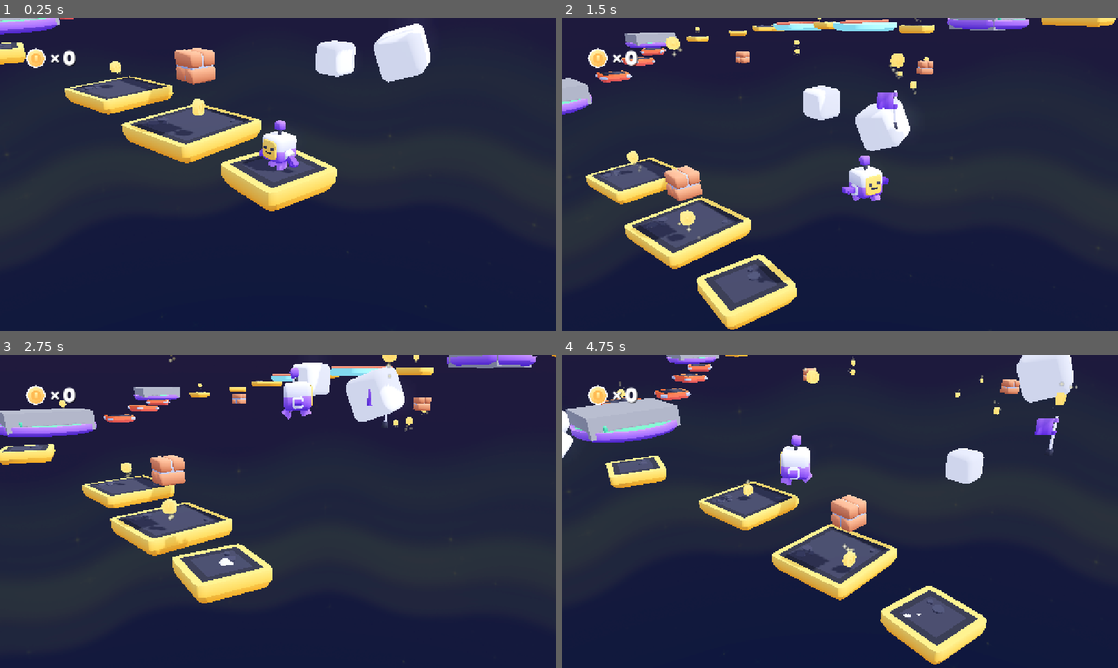
Above: before the commit, frames 1-4 (two rows, left to right).
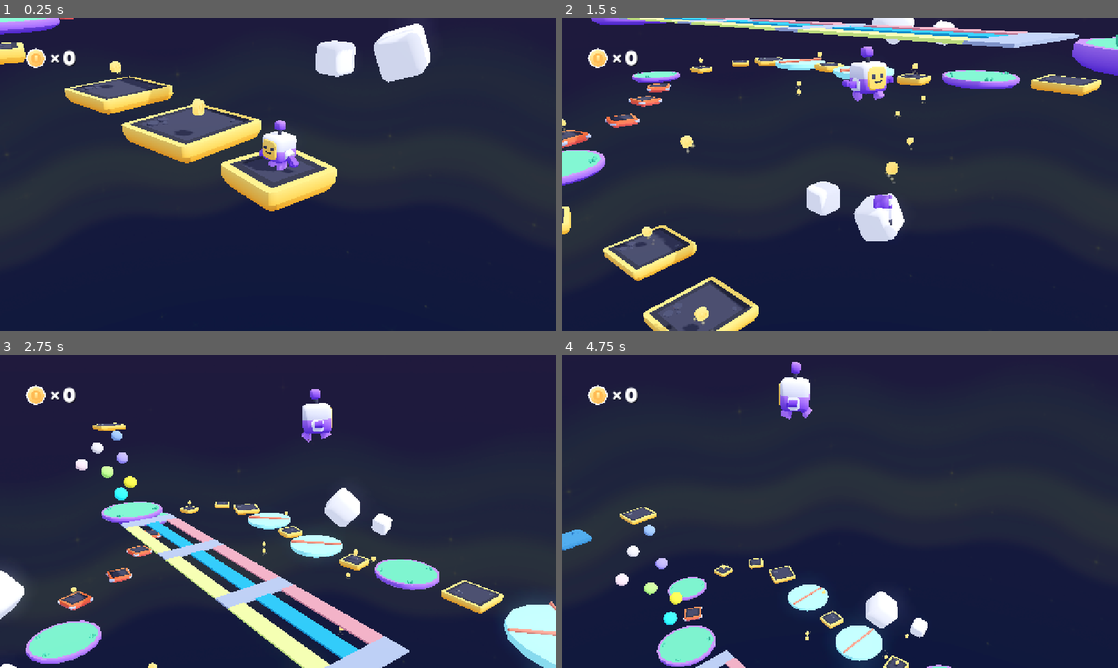
Above: after the commit, the same moments.

Repository: insertnewusername/3d-platformer
Game: Godot game, scene res://scenes/main.tscn
Two runs of this game, one before a commit and one after it. Both use one fixed random seed, a clock stepped at 60 frames per second and the inputs below.
Inputs (mouse positions are in pixels of both pictures, inside the frame that each line leads up to):
- Up to frame 1 (0.25 s): no input
- Up to frame 2 (1.5 s): tap Enter at 0.5 s; move the mouse to (962, 158) at 0.52 s; hold D (move_right) 0.53-1.28 s; tap Space (jump) at 0.6, 0.77, 1.07 s; click (962, 158) at 0.67 s; move the mouse to (728, 190) at 1.27 s; hold S (move_back) from 1.28 s (still down); tap Down (camera_down) at 1.35 s
- Up to frame 3 (2.75 s): tap Space (jump) at 1.52, 1.55, 1.82, 2.3 s; move the mouse to (333, 442) at 2.02 s; release S (move_back) at 2.03 s; hold D (move_right) from 2.03 s (still down); tap Left (camera_left) at 2.1 s
- Up to frame 4 (4.75 s): move the mouse to (812, 574) at 2.77 s; release D (move_right) at 2.78 s; hold W (move_forward) 2.78-3.53 s; tap Right (camera_right) at 2.85 s; click (812, 574) at 2.92 s; tap Space (jump) at 3.02, 3.05, 3.32, 3.77, 3.8, 4.07, 4.52, 4.55 s; move the mouse to (1006, 558) at 3.52 s; hold A (move_left) from 3.53 s (still down); tap Up (camera_up) at 3.6 s; move the mouse to (673, 464) at 4.27 s; tap Alt at 4.35 s

The runs differ from the first frame. In frame 1, 1.0% of the frame differs, in the area x 0-39%, y 0-38%; in frame 2, 25%; in frame 3, 26%, in the area x 0-100%, y 0-100%; in frame 4, 21%.
Error in both runs: Invalid assignment of property or key 'light_energy' with value of type 'float' on a base object of type 'null instance'. (res://scripts/main.gd:12)

Commit message:
do the moving lazerbeam thing

Diff:
--- /dev/null
+++ b/objects/movinglazerr.tscn
@@ -0,0 +1,83 @@
+[gd_scene format=3 uid="uid://die2kf4o6k8gt"]
+
+[ext_resource type="Script" uid="uid://cmulrwmwjqehh" path="res://scripts/lazerbeam.gd" id="1_bbo6d"]
+[ext_resource type="Script" uid="uid://bt7foihx7gmm2" path="res://scripts/lazerbeam_2.gd" id="2_d77h5"]
+
+[sub_resource type="BoxMesh" id="BoxMesh_nxv8c"]
+
+[sub_resource type="StandardMaterial3D" id="StandardMaterial3D_bbo6d"]
+albedo_color = Color(0.4509804, 0.63529414, 1, 1)
+
+[sub_resource type="BoxShape3D" id="BoxShape3D_d77h5"]
+
+[sub_resource type="StandardMaterial3D" id="StandardMaterial3D_d77h5"]
+albedo_color = Color(1, 0.19817138, 0.14735988, 1)
+
+[sub_resource type="BoxShape3D" id="BoxShape3D_5r5cw"]
+
+[sub_resource type="BoxShape3D" id="BoxShape3D_gwlwg"]
+
+[node name="Node3D" type="Node3D" unique_id=293102863]
+
+[node name="StaticBody3D" type="StaticBody3D" parent="." unique_id=1758061714]
+
+[node name="MeshInstance3D" type="MeshInstance3D" parent="StaticBody3D" unique_id=1368412587]
+transform = Transform3D(13.769834, 0, 0, 0, 0.84360945, 0, 0, 0, 3.280235, -0.17298889, 0, -0.25111103)
+mesh = SubResource("BoxMesh_nxv8c")
+surface_material_override/0 = SubResource("StandardMaterial3D_bbo6d")
+
+[node name="CollisionShape3D" type="CollisionShape3D" parent="StaticBody3D" unique_id=1351978665]
+transform = Transform3D(13.769834, 0, 0, 0, 0.84360945, 0, 0, 0, 3.280235, -0.17298889, 0, -0.25111103)
+shape = SubResource("BoxShape3D_d77h5")
+
+[node name="lazerbeam" type="StaticBody3D" parent="." unique_id=177813953]
+transform = Transform3D(-0.040075183, 0, 0, 0, 1, 0, 0, 0, 1, 4.816657, 1.8556223, 0)
+script = ExtResource("1_bbo6d")
+
+[node name="MeshInstance3D" type="MeshInstance3D" parent="lazerbeam" unique_id=1356286758]
+transform = Transform3D(13.769834, 0, 0, 0, 0.84360945, 0, 0, 0, 3.280235, -0.17298889, 0, -0.25111103)
+mesh = SubResource("BoxMesh_nxv8c")
+surface_material_override/0 = SubResource("StandardMaterial3D_d77h5")
+
+[node name="CollisionShape3D" type="CollisionShape3D" parent="lazerbeam" unique_id=36453567]
+transform = Transform3D(13.769834, 0, 0, 0, 0.84360945, 0, 0, 0, 3.280235, -0.17298889, 0, -0.25111103)
+shape = SubResource("BoxShape3D_d77h5")
+
+[node name="lazerbeam2" type="StaticBody3D" parent="." unique_id=1770226225]
+transform = Transform3D(-0.040075183, 0, 0, 0, 1, 0, 0, 0, 1, 2.5325956, 2.1529498, 0)
+script = ExtResource("2_d77h5")
+
+[node name="MeshInstance3D" type="MeshInstance3D" parent="lazerbeam2" unique_id=604947973]
+transform = Transform3D(-13.769834, 0, 2.8676726e-07, 0, 0.84360945, 0, -1.2037971e-06, 0, -3.280235, 5.3384743, 0, -0.25111103)
+mesh = SubResource("BoxMesh_nxv8c")
+surface_material_override/0 = SubResource("StandardMaterial3D_d77h5")
+
+[node name="CollisionShape3D" type="CollisionShape3D" parent="lazerbeam2" unique_id=1662055882]
+transform = Transform3D(-13.769834, 0, 2.8676726e-07, 0, 0.84360945, 0, -1.2037971e-06, 0, -3.280235, 5.3384743, 0, -0.25111103)
+shape = SubResource("BoxShape3D_5r5cw")
+
+[node name="lazerbeam3" type="StaticBody3D" parent="." unique_id=312825773]
+transform = Transform3D(-0.040075183, 0, 0, 0, 1, 0, 0, 0, 1, -0.7163143, 1.8556223, 0)
+script = ExtResource("1_bbo6d")
+
+[node name="MeshInstance3D" type="MeshInstance3D" parent="lazerbeam3" unique_id=1726479553]
+transform = Transform3D(13.769834, 0, 0, 0, 0.84360945, 0, 0, 0, 3.280235, -0.17298889, 0, -0.25111103)
+mesh = SubResource("BoxMesh_nxv8c")
+surface_material_override/0 = SubResource("StandardMaterial3D_d77h5")
+
+[node name="CollisionShape3D" type="CollisionShape3D" parent="lazerbeam3" unique_id=1713304952]
+transform = Transform3D(13.769834, 0, 0, 0, 0.84360945, 0, 0, 0, 3.280235, -0.17298889, 0, -0.25111103)
+shape = SubResource("BoxShape3D_d77h5")
+
+[node name="lazerbeam4" type="StaticBody3D" parent="." unique_id=816308389]
+transform = Transform3D(-0.040075175, 0, -5.562837e-07, 0, -0.9999998, 0, 2.2293166e-08, 0, -1, -3.6520643, 2.1529498, 0)
+script = ExtResource("2_d77h5")
+
+[node name="MeshInstance3D" type="MeshInstance3D" parent="lazerbeam4" unique_id=281105955]
+transform = Transform3D(13.769834, 0, 0, 0, 0.84360945, 0, 0, 0, 3.280235, 5.3384743, 0, -0.25111103)
+mesh = SubResource("BoxMesh_nxv8c")
+surface_material_override/0 = SubResource("StandardMaterial3D_d77h5")
+
+[node name="CollisionShape3D" type="CollisionShape3D" parent="lazerbeam4" unique_id=1470728953]
+transform = Transform3D(13.769834, 0, 0, 0, 0.84360945, 0, 0, 0, 3.280235, 5.3384743, 0, -0.25111103)
+shape = SubResource("BoxShape3D_gwlwg")
--- a/scenes/main.tscn
+++ b/scenes/main.tscn
@@ -11,7 +11,6 @@
 [ext_resource type="PackedScene" uid="uid://dtjvjdjl8cs6e" path="res://models/flag.glb" id="9_fw1f5"]
 [ext_resource type="PackedScene" uid="uid://dfpisimsgf5ce" path="res://objects/coin.tscn" id="10_fwhys"]
 [ext_resource type="Script" uid="uid://bap462su1xjtx" path="res://scripts/hud.gd" id="11_apvpm"]
-[ext_resource type="PackedScene" uid="uid://85ldumyetgou" path="res://objects/brick.tscn" id="12_jkv2x"]
 [ext_resource type="PackedScene" uid="uid://dy017k58p20sk" path="res://objects/cloud.tscn" id="13_drtpy"]
 [ext_resource type="PackedScene" uid="uid://byi40xln0ujpy" path="res://objects/spinnyplatform.tscn" id="13_jbj1t"]
 [ext_resource type="Texture2D" uid="uid://cd7oyc56ehkx1" path="res://sprites/coin.png" id="13_jfda3"]
@@ -20,6 +19,7 @@
 [ext_resource type="PackedScene" uid="uid://sjjopx27f6yj" path="res://objects/colourballs.tscn" id="16_0ld40"]
 [ext_resource type="PackedScene" uid="uid://8crl27syp4yp" path="res://objects/movingplatform.tscn" id="17_gqmmt"]
 [ext_resource type="FontFile" uid="uid://d0cxd77jybrcn" path="res://fonts/lilita_one_regular.ttf" id="17_tk810"]
+[ext_resource type="PackedScene" uid="uid://die2kf4o6k8gt" path="res://objects/movinglazerr.tscn" id="17_yc10j"]
 
 [sub_resource type="BoxShape3D" id="BoxShape3D_jkv2x"]
 size = Vector3(4.6347656, 1, 5.5875244)
@@ -157,15 +157,6 @@
 [node name="cube14" parent="World" unique_id=1442059763 instance=ExtResource("13_drtpy")]
 transform = Transform3D(1.56209, -1.37982, 1.71508, 1.97375, 1.80907, -0.342241, -0.974547, 1.4522, 2.05595, -21.460293, 2.0381904, 3.1464796)
 
-[node name="brick" parent="World" unique_id=1047751477 instance=ExtResource("12_jkv2x")]
-transform = Transform3D(1, 0, 0, 0, 1, 0, 0, 0, 1, -3.119135, 1.9857206, -0.08861771)
-
-[node name="brick2" parent="World" unique_id=274104243 instance=ExtResource("12_jkv2x")]
-transform = Transform3D(0.8552648, 0, -0.5181912, 0, 1, 0, 0.5181912, 0, 0.8552648, -6.7635055, 3.2150104, -17.549965)
-
-[node name="brick3" parent="World" unique_id=1831941675 instance=ExtResource("12_jkv2x")]
-transform = Transform3D(0.93908226, 0, 0.34369248, 0, 1, 0, -0.34369248, 0, 0.93908226, -19.034018, 3.215011, -12.660945)
-
 [node name="Fallingplatforms" type="Node3D" parent="World" unique_id=213989774]
 
 [node name="platform-falling" parent="World/Fallingplatforms" unique_id=449689416 instance=ExtResource("9_2fnpo")]
@@ -190,6 +181,7 @@
 transform = Transform3D(0.14007136, 0, 0.9901415, 0, 1, 0, -0.9901415, 0, 0.14007136, 11.655643, 9.0879545, -6.013995)
 
 [node name="Checkpoints" type="Node3D" parent="World" unique_id=101236926]
+visible = false
 
 [node name="Checkpoint1" type="Area3D" parent="World/Checkpoints" unique_id=1777955934]
 transform = Transform3D(1, 0, 0, 0, 1, 0, 0, 0, 1, -18.222496, 2.654313, 0)
@@ -204,6 +196,7 @@
 
 [node name="Checkpoint2" type="Area3D" parent="World/Checkpoints" unique_id=656652853]
 transform = Transform3D(1, 0, 0, 0, 1, 0, 0, 0, 1, -40.491734, 3.4279928, -15.511991)
+visible = false
 
 [node name="CollisionShape3D" type="CollisionShape3D" parent="World/Checkpoints/Checkpoint2" unique_id=1280213009]
 transform = Transform3D(1, 0, 0, 0, 1, 0, 0, 0, 1, -0.08984375, 0, 0.21466064)
@@ -215,6 +208,7 @@
 
 [node name="Checkpoint3" type="Area3D" parent="World/Checkpoints" unique_id=2023161129]
 transform = Transform3D(1, 0, 0, 0, 1, 0, 0, 0, 1, -5.680253, 6.0496426, -23.071901)
+visible = false
 
 [node name="CollisionShape3D" type="CollisionShape3D" parent="World/Checkpoints/Checkpoint3" unique_id=1625683826]
 transform = Transform3D(1, 0, 0, 0, 1, 0, 0, 0, 1, -0.08984375, 0, 0.21466064)
@@ -226,6 +220,7 @@
 
 [node name="Checkpoint4" type="Area3D" parent="World/Checkpoints" unique_id=1224400892]
 transform = Transform3D(1, 0, 0, 0, 1, 0, 0, 0, 1, 7.277137, 10.02132, -7.328103)
+visible = false
 
 [node name="CollisionShape3D" type="CollisionShape3D" parent="World/Checkpoints/Checkpoint4" unique_id=1501496830]
 transform = Transform3D(1, 0, 0, 0, 1, 0, 0, 0, 1, -0.08984375, 0, 0.21466064)
@@ -237,6 +232,7 @@
 
 [node name="Checkpoint5" type="Area3D" parent="World/Checkpoints" unique_id=1569293657]
 transform = Transform3D(1, 0, 0, 0, 1, 0, 0, 0, 1, -22.837507, 10.02132, -7.328103)
+visible = false
 
 [node name="CollisionShape3D" type="CollisionShape3D" parent="World/Checkpoints/Checkpoint5" unique_id=1554450734]
 transform = Transform3D(1, 0, 0, 0, 1, 0, 0, 0, 1, -0.08984375, 0, 0.21466064)
@@ -248,6 +244,7 @@
 
 [node name="Checkpoint6" type="Area3D" parent="World/Checkpoints" unique_id=1902875477]
 transform = Transform3D(1, 0, 0, 0, 1, 0, 0, 0, 1, -21.170353, 16.167812, 7.433968)
+visible = false
 
 [node name="CollisionShape3D" type="CollisionShape3D" parent="World/Checkpoints/Checkpoint6" unique_id=991912051]
 transform = Transform3D(1, 0, 0, 0, 1, 0, 0, 0, 1, -0.08984375, 0, 0.21466064)
@@ -300,6 +297,9 @@
 
 [node name="platform-grass-large-round6" parent="World" unique_id=1580700231 instance=ExtResource("8_4oh1e")]
 transform = Transform3D(1, 0, 0, 0, 1, 0, 0, 0, 1, -21.064013, 15.458872, 7.848389)
+
+[node name="laserplatform" parent="World" unique_id=293102863 instance=ExtResource("17_yc10j")]
+transform = Transform3D(1, 0, 0, 0, 1, 0, 0, 0, 1, -10.704148, 15.908401, 8.141503)
 
 [node name="Sun" type="DirectionalLight3D" parent="." unique_id=2119582164]
 transform = Transform3D(-0.422618, -0.694272, 0.582563, 0, 0.642788, 0.766044, -0.906308, 0.323744, -0.271654, 0, 0, 0)
--- /dev/null
+++ b/scripts/lazerbeam.gd
@@ -0,0 +1,13 @@
+extends StaticBody3D
+
+var speed := 2.0        # how fast it moves
+var amplitude := 1.0    # how far up/down it moves
+var base_y := 0.0       # starting height
+
+func _ready():
+	base_y = global_transform.origin.y
+
+func _process(delta):
+	var t = Time.get_ticks_msec() / 1000.0
+	var new_y = base_y + sin(t * speed) * amplitude
+	global_transform.origin.y = new_y
--- /dev/null
+++ b/scripts/lazerbeam_2.gd
@@ -0,0 +1,13 @@
+extends StaticBody3D
+
+var speed := 2.0        # how fast it moves
+var amplitude := 1.0    # how far up/down it moves
+var base_y := 0.0       # starting height
+
+func _ready():
+	base_y = global_transform.origin.y
+
+func _process(delta):
+	var t = Time.get_ticks_msec() / 1000.0
+	var new_y = base_y + sin(t * speed) * amplitude * -1
+	global_transform.origin.y = new_y
--- a/scripts/player.gd
+++ b/scripts/player.gd
@@ -147,14 +147,13 @@
 
 func jump():
 	Audio.play("res://sounds/jump.ogg")
-	print(global_position)
 
 	gravity = -jump_strength
 
 	model.scale = Vector3(0.5, 1.5, 0.5)
 
 	if jump_single:
-		jump_single = false;
+		jump_single = true; #Infinite junp
 
 # Collecting coins
 
Not shown, added: scripts/lazerbeam.gd.uid
Not shown, added: scripts/lazerbeam_2.gd.uid
